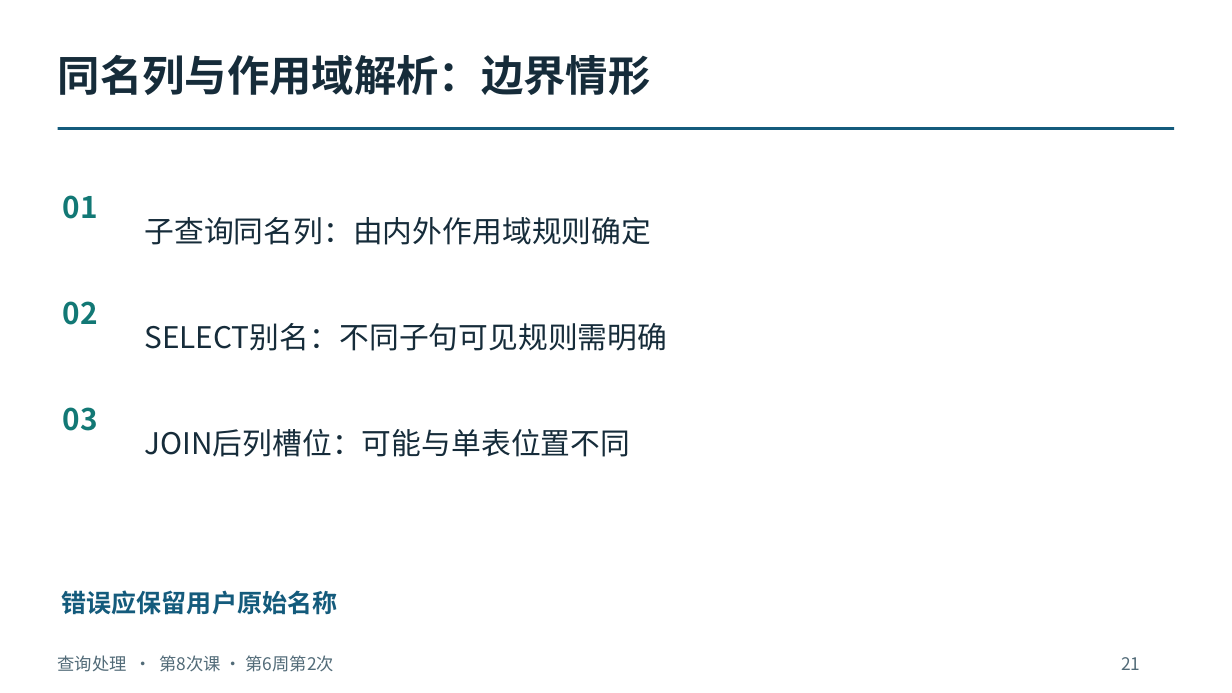
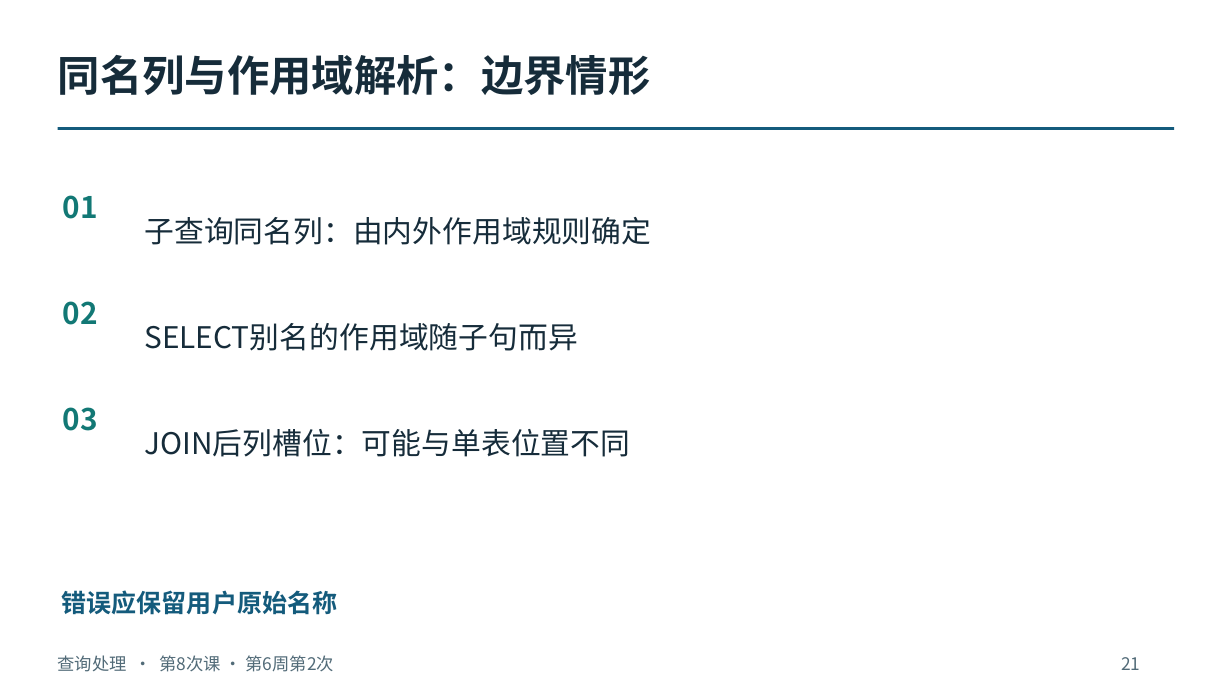
Before and after one commit to intellistream/database-kernel-course-student, a slide deck: slide 21 of 01_课件（第6版）/03_查询处理.pptx. Drawn at 1232x693 pixels with LibreOffice and Linux fonts; fonts in the diff are those of the drawing. Boxes give left, top, right and bottom in pixels: in the first picture for what was removed or moved away, otherwise in the second. Text is boxed around its words. In the diff, an @@ line names an element or a change of style, - is before the commit and + after.

Commit message:
Polish wording in lesson slides and module decks

```diff
--- a/01_课件（第6版）/03_查询处理.pptx
+++ b/01_课件（第6版）/03_查询处理.pptx
@@ text at bbox=[144, 323, 578, 351]: text changed @@
-SELECT别名：不同子句可见规则需明确
+SELECT别名的作用域随子句而异
```
Also in this commit, not shown: 11 other slides changed, 26 other files.
